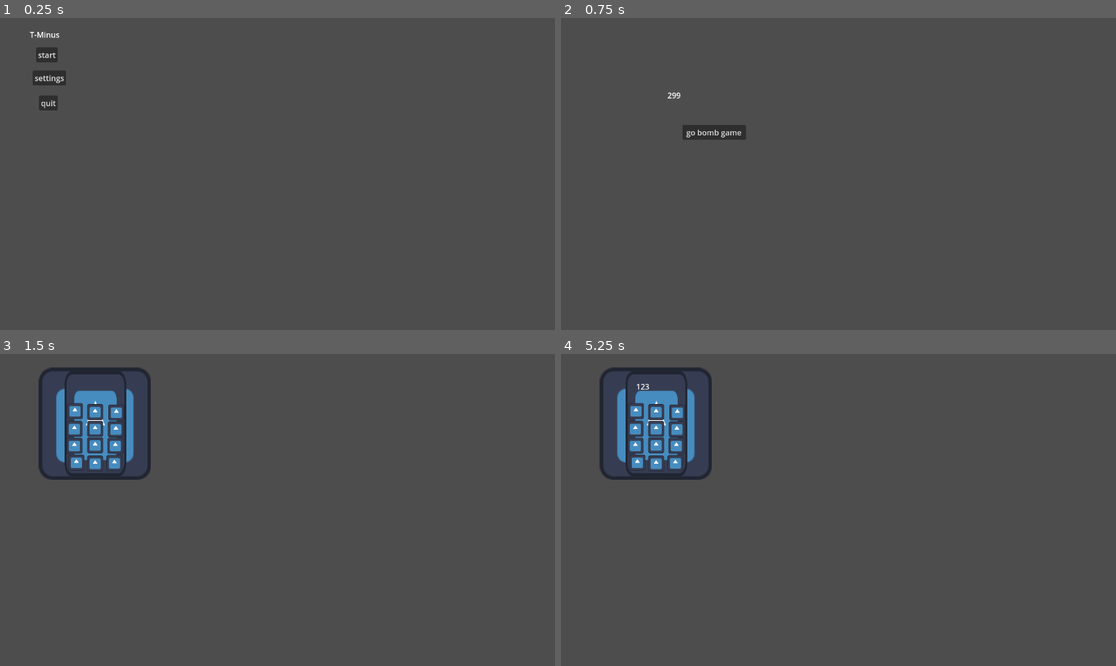
Above: before the commit, frames 1-4 (two rows, left to right).
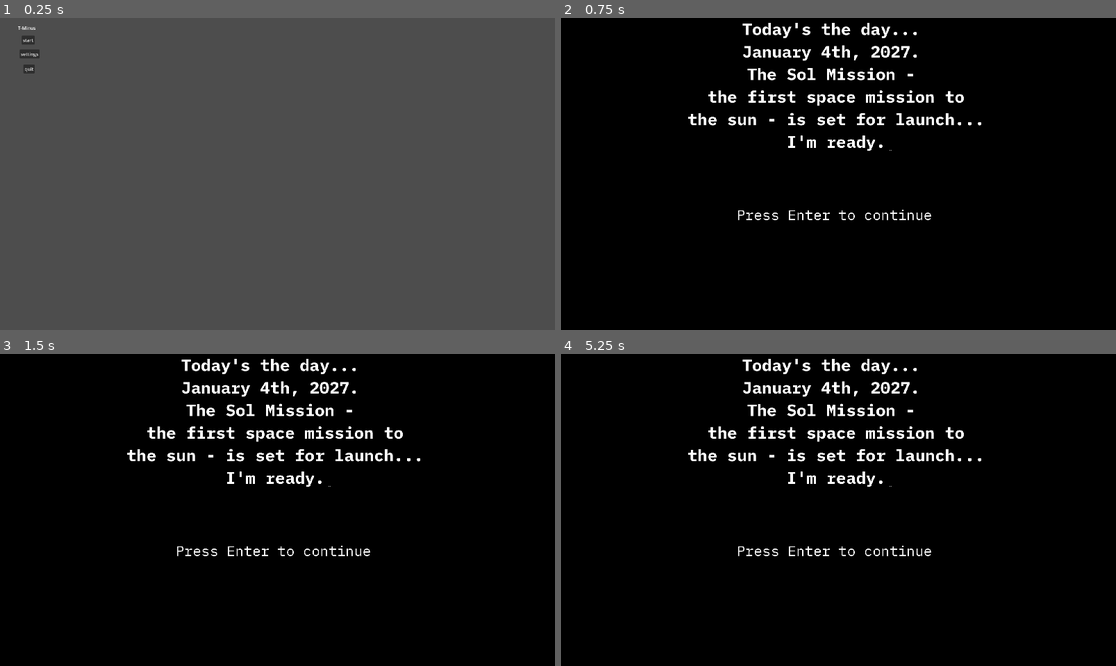
Above: after the commit, the same moments.

Repository: TheMillsheistyoftheEast/T-Minus
Game: Godot game, scene res://scenes/menu.tscn
Same seed, same stepped clock (60 frames per second), same inputs: the game is played once before the commit and once after it. The engine's default icon, where the game draws it, is replaced by a stand-in: a white triangle on a blue panel in a dark square.
Inputs (mouse positions are in pixels of both pictures, inside the frame that each line leads up to):
- Up to frame 1 (0.25 s): no input
- Up to frame 2 (0.75 s): click "start" at 0.5 s
- Up to frame 3 (1.5 s): click (155, 469) at 1.25 s, where only the run before the commit has a clickable "go bomb game"
- Up to frame 4 (5.25 s): click (677, 463) at 2.02 s; click (677, 463) at 2.77 s; click (633, 410) at 3.52 s; click (655, 413) at 4.27 s; click (677, 413) at 5.02 s

The runs differ from the first frame. In frame 1, 0.8% of the frame differs, in the area x 3-12%, y 2-30%; in frame 2, 100%; in frame 3, 100%, in the area x 0-100%, y 0-100%; in frame 4, 100%.

Commit message:
mild changes around where needed

Diff:
--- a/project.godot
+++ b/project.godot
@@ -15,7 +15,13 @@
 config/features=PackedStringArray("4.4", "GL Compatibility")
 config/icon="res://icon.svg"
 
+[display]
+
+window/size/viewport_width=1920
+window/size/viewport_height=1080
+
 [rendering]
 
+textures/canvas_textures/default_texture_filter=0
 renderer/rendering_method="gl_compatibility"
 renderer/rendering_method.mobile="gl_compatibility"
--- a/scenes/intro.tscn
+++ b/scenes/intro.tscn
@@ -14,24 +14,24 @@
 texture = ExtResource("1_ioskq")
 
 [node name="Story" type="Label" parent="."]
-offset_left = 134.0
-offset_top = 16.0
-offset_right = 2038.0
-offset_bottom = 631.0
+offset_right = 1904.0
+offset_bottom = 615.0
 theme_override_colors/font_color = Color(1, 1, 1, 1)
 theme_override_fonts/font = ExtResource("2_4bx60")
 theme_override_font_sizes/font_size = 57
 text = "Today's the day...
 January 4th, 2027.
-The Sol Mission:
-The first space mission to the sun is set for launch...
+The Sol Mission -
+the first space mission to
+ the sun - is set for launch...
 I'm ready."
+horizontal_alignment = 1
 
 [node name="Instructions" type="Label" parent="."]
-offset_left = 170.0
-offset_top = 444.0
-offset_right = 350.0
-offset_bottom = 467.0
+offset_left = 608.0
+offset_top = 648.0
+offset_right = 1284.0
+offset_bottom = 713.0
 theme_override_fonts/font = ExtResource("3_i2l1n")
 theme_override_font_sizes/font_size = 49
 text = "Press Enter to continue"
--- a/scripts/intro.gd
+++ b/scripts/intro.gd
@@ -7,7 +7,7 @@
 
 
 # Called every frame. 'delta' is the elapsed time since the previous frame.
-func _process(delta: float) -> void:
+func _process(_delta: float) -> void:
 	pass
 
 #When the enter button is pressed go to first game
--- a/scripts/menu.gd
+++ b/scripts/menu.gd
@@ -3,7 +3,7 @@
 
 
 func _on_start_pressed() -> void:
-	get_tree().change_scene_to_file("res://scenes/main.tscn")
+	get_tree().change_scene_to_file("res://scenes/intro.tscn")
 
 
 
Not shown, added: Assets/Font/IBM_Plex_Mono/IBMPlexMono-Bold.ttf.import
Not shown, added: Assets/Font/IBM_Plex_Mono/IBMPlexMono-BoldItalic.ttf.import
Not shown, added: Assets/Font/IBM_Plex_Mono/IBMPlexMono-ExtraLight.ttf.import
Not shown, added: Assets/Font/IBM_Plex_Mono/IBMPlexMono-ExtraLightItalic.ttf.import
Not shown, added: Assets/Font/IBM_Plex_Mono/IBMPlexMono-Italic.ttf.import
Not shown, added: Assets/Font/IBM_Plex_Mono/IBMPlexMono-Light.ttf.import
Not shown, added: Assets/Font/IBM_Plex_Mono/IBMPlexMono-LightItalic.ttf.import
Not shown, added: Assets/Font/IBM_Plex_Mono/IBMPlexMono-Medium.ttf.import
Not shown, added: Assets/Font/IBM_Plex_Mono/IBMPlexMono-MediumItalic.ttf.import
Not shown, added: Assets/Font/IBM_Plex_Mono/IBMPlexMono-Regular.ttf.import
Not shown, added: Assets/Font/IBM_Plex_Mono/IBMPlexMono-SemiBold.ttf.import
Not shown, added: Assets/Font/IBM_Plex_Mono/IBMPlexMono-SemiBoldItalic.ttf.import
(and 3 more such lines)
